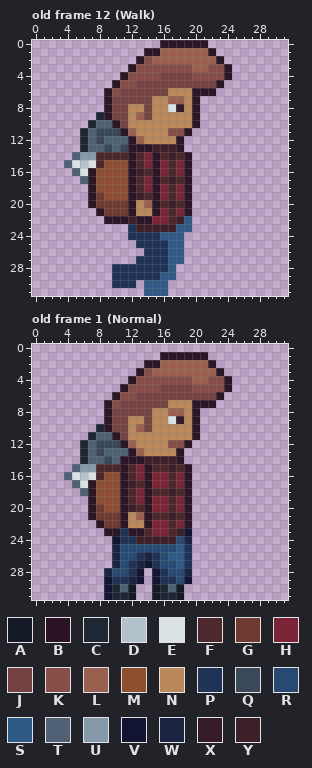
Pixel-art file -- Aseprite/Player.ase. That is the earlier state.
32x32 pixels, 19 frames. Colours within 5 levels of each other are drawn and written as one. Shown: old frame 12 (Walk), old frame 1 (Normal). The commit also changed other frames, which this record leaves out.
Palette (. is transparent): A #141b27  B #2b1424  C #1e2734  D #b3c2ca  E #dae1e5  F #4d282c  G #6f3b31  H #7b2536  J #754442  K #884e48  L #9b614f  M #8e4e30  N #bb885a  P #203457  Q #3a4959  R #264a71  S #2d5b85  T #506275  U #859aa9  V #121532  W #1b2343  X #361b28  Y #3d1f28
Pixels before, old frame 12 (Walk), first column x 4:
 0 ............BBBBBB...
 1 ..........BBLLLLLLB..
 2 .........BKLLLLLLLLB.
 3 ........BKKKKKKKLLKKB
 4 .......BKKKKJJJJKKKKB
 5 ......BKKJJJJJJJJJJB.
 6 .....BKJJJJJJNNNBBB..
 7 .....BJJJJJNNLLNB....
 8 .....BJJNNJNNEXNB....
 9 ....CBJJNLJNNNNNB....
10 ...CTTBJNNNNNNNNB....
11 ..CTQQQBLNNNNKKB.....
12 ..CTQTTTBLNNNNB......
13 ..CTTQTQBBBYYYB......
14 .TUUFFFFBFHBFYFB.....
15 TEDEFMMMBFHBHFHB.....
16 .TEBMMMMBYFBHFHB.....
17 ..TBMMMMBFHBFYFB.....
18 ...BMMMMBFHBHFHB.....
19 ...BGMMMBYFBHFHB.....
20 ...BGGGGBNLBFYFB.....
21 ....BGGGBNNBHFHB.....
22 .....BBBYBBHHFYS.....
23 ........PYYYYYSS.....
24 ........PPPPSSS......
25 .........PPPPSS......
26 ..........PPPSS......
27 .........PPPPSS......
28 ......PPPPPPPS.......
29 ......PPPPPPSS.......
30 ......PPP.SSS........
31 ..........SSS........
Pixels before, old frame 1 (Normal), first column x 4:
 1 ............BBBBBB...
 2 ..........BBLLLLLLB..
 3 .........BKLLLLLLLLB.
 4 ........BKKKKKKKLLKKB
 5 .......BKKKKJJJJKKKKB
 6 ......BKKJJJJJJJJJJB.
 7 .....BKJJJJJJNNNBBB..
 8 .....BJJJJJNNLLNB....
 9 .....BJJNNJNNEXNB....
10 ....CBJJNLJNNNNNB....
11 ...CTTBJNNNNNNNNB....
12 ..CTQQQBLNNNNKKB.....
13 ..CTQTTTBLNNNNB......
14 ..CTTQTBBBYYYYB......
15 .TUUFFFBFHBFFYFB.....
16 TEDEFMMBFHBHHFHB.....
17 .TEBMMMBYFBHHFHB.....
18 ..TBMMMBFHBFFYFB.....
19 ...BMMMBFHBHHFHB.....
20 ...BGMMBYFBHHFHB.....
21 ...BGGGBNLBFFYFB.....
22 ....BGGBNNBHHFHB.....
23 .....BBPBBFHHFYV.....
24 ......VPPYYYYYRW.....
25 ......WRRRRRRRSP.....
26 ......WRRPWPRSSP.....
27 ......WRPWVPRRSP.....
28 .....WRRPV.VPRRW.....
29 .....VPPWV.VPPRV.....
30 .....VCTA..ACTA......
31 .....VCCA..ACCA......
The same view after the edit:
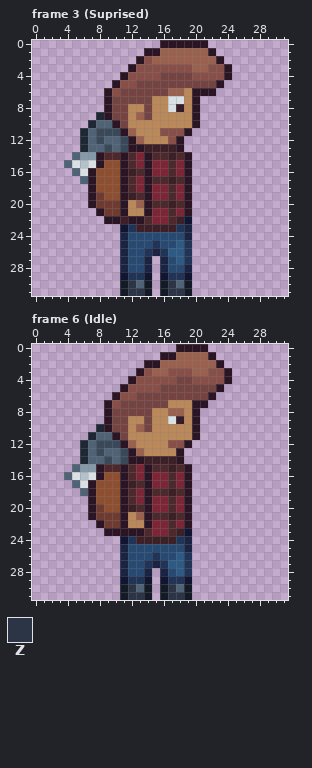
Colours new in this view: Z #2b3545
A new or re-ordered frame is compared with the old frame closest to it.
Commit message: Walk animation finished and started falling
Difference:
frames re-ordered
Changed rows in their new state; - is an unchanged pixel.
Frame 3 (Suprised) against old frame 12 (Walk):
first column x 17:
 6 LL
 7 EE
first column x 8:
11 --------K---
12 ---Q-----K--
13 ------Y-----
14 B--BFHBF----
15 B--BFHBH----
16 ---BYFBH----
17 ---BFHBF----
18 ---BFHBH----
19 ---BYFBH----
20 ---BNLBF----
21 ---BN-BH----
22 ---YB-F----V
23 ---V------PW
24 ---WRRRRRRRW
25 ---WRRR-RR-P
26 ---WRR-W---P
27 ---WRRW.WR-P
28 --.WRRW.WRRW
29 --.V--V.VPPV
30 --.AZTA.AZTA
31 ---AZZA.AZZA
Frame 6 (Idle) against old frame 1 (Normal):
first column x 17:
 0 -BBBB---
 1 -LLLLB--
 2 -----LB-
 3 KKK--KKB
 4 -JJKK---
 5 ---JJJB.
 6 -----B.-
 7 -----.--
first column x 8:
13 ---Q
14 ---Q
15 B---
16 B---
first column x 9:
23 --B--------
24 -.V------P-
25 -.W------RW
26 -.W-RR--R--
27 -.WRRPWPS--
28 ..WRRW.W-SP
29 ..VPPV.V-P-
30 ..AZTA.AZTA
31 ..AZZA.AZZA
